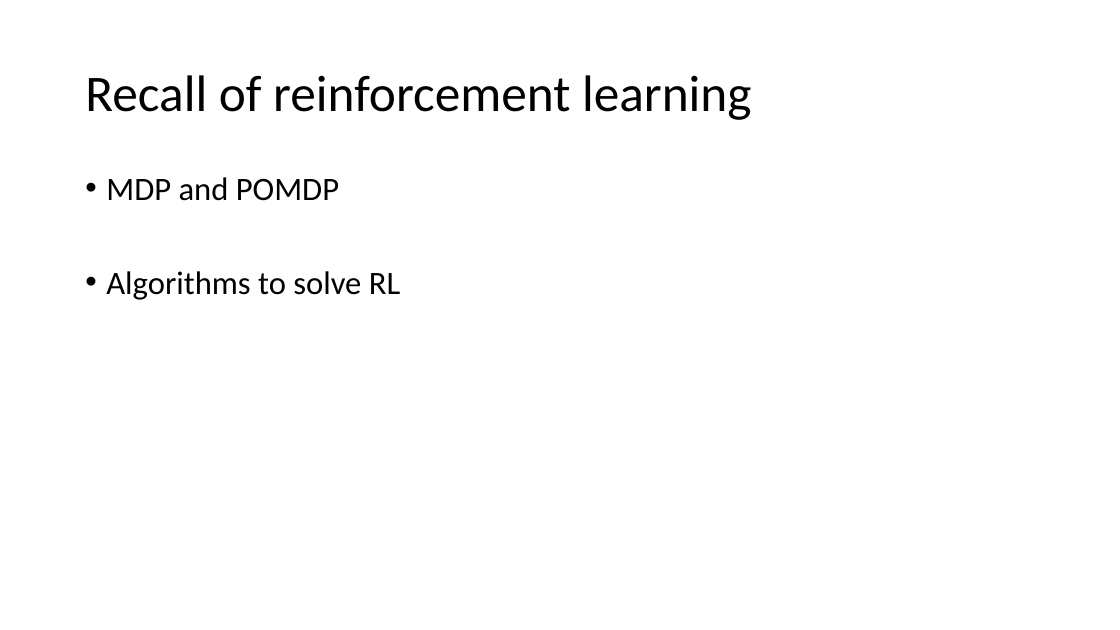
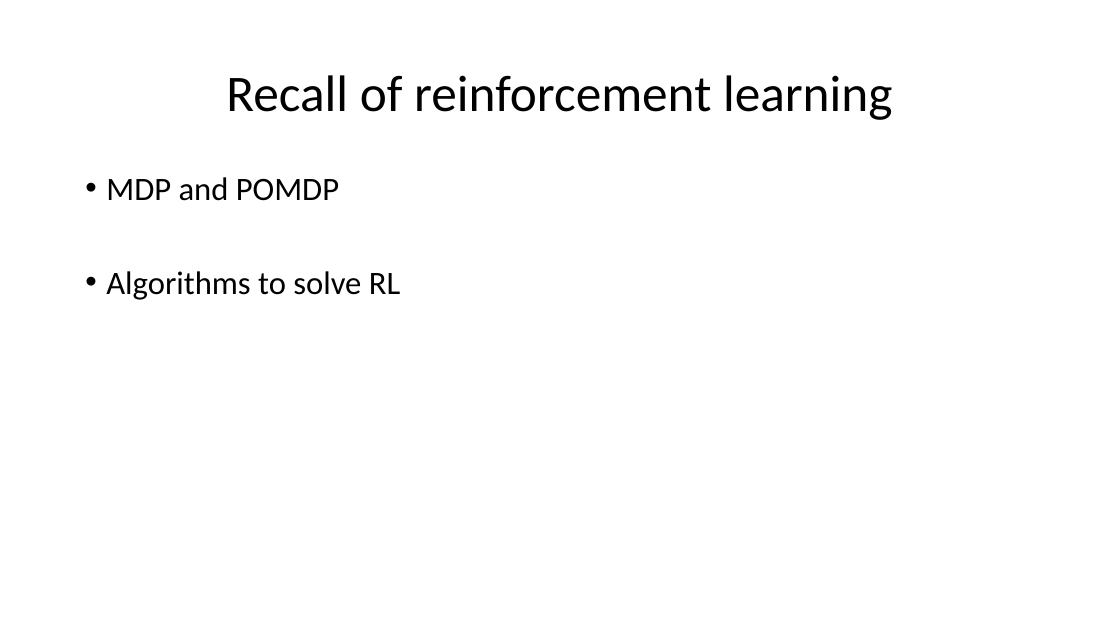
Before and after one commit to xfdywy/RL, a slide deck: slide 3 of FirstSeminar/ThurDRL.pptx. Drawn at 1120x630 pixels with LibreOffice and Linux fonts; fonts in the diff are those of the drawing. Boxes give left, top, right and bottom in pixels: in the first picture for what was removed or moved away, otherwise in the second. Text is boxed around its words. In the diff, an @@ line names an element or a change of style, - is before the commit and + after.

```diff
--- a/FirstSeminar/ThurDRL.pptx
+++ b/FirstSeminar/ThurDRL.pptx
@@ title "Recall of reinforcement learning" at [226, 75, 892, 120]: alignment left to centre @@
```
Also in this commit, not shown: 6 other slides changed, 7 slides added, 1 slide removed.
